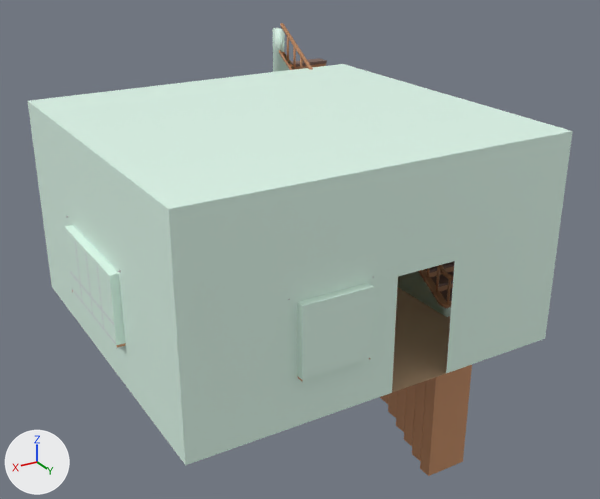
The Blender file Assets/3D Objects/Apartment.blend: old version first, new version second.
One viewpoint serves both versions: a 50 mm camera at (8.02, 16.41, 7.71) aimed at (-0.06, 2.95, 0.98). Lighting does not change. The marker at lower left points along +X, +Y and +Z.

The first picture shows 'RailsStairs', 'Stairs', 'Walls'.
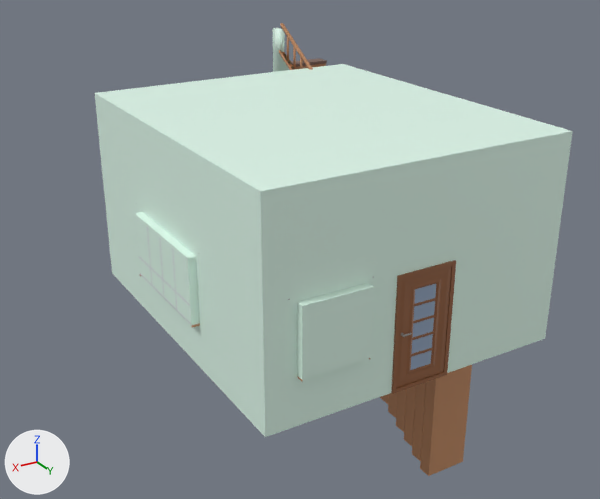
Changed parts and their boxes [x1, y1, x2, y2] in the pictures (600 x 499 px; the box of a moved part takes in the faces that stretch with it):
```json
{"object": "Walls", "change": "reshaped", "before": [28, 64, 573, 465], "after": [95, 64, 573, 437], "on screen": "12% narrower, 7% shorter"}
{"object": "Door", "change": "shown", "after": [391, 260, 456, 394], "on screen": "brown"}
{"part": 1, "of": "me_plane", "change": "moved or reshaped", "before": [28, 92, 450, 465], "after": [95, 92, 398, 437]}
{"object": "RailsStairs", "change": "unchanged, covered by the edit", "before": [273, 23, 453, 317], "after": [273, 23, 313, 72]}
```

Edits to the scene script, one JSON object a line:
```json
{"block": "me_plane", "where": "me_plane.from_pydata(...)  # 31 vertices, 24 faces; spans x -3.0..4.48, y 0.0..4.0, z -7.15..0.0"}
{"block": "me_plane", "where": "# used by ob_walls; location = (0.0, 0.0, 0.0); rotation_euler = (1.571, 0.0, 0.0), in degrees (90, 0, 0)"}
{"block": "me_plane", "change": "me_plane part 1: all 12 vertices in x 4.33..4.48, y 0.0..4.0, z -7.0..0.0 are moved by (-1.33, 0.0, 0.0)"}
{"block": "me_plane_001", "where": "me_plane_001.from_pydata(...)  # 238 vertices, 226 faces; spans x -0.59..0.59, y -0.06..0.15, z 0.0..2.17"}
{"block": "me_plane_001", "where": "# used by ob_door; location = (0.0, 0.0, 0.0)"}
{"block": "me_plane_001", "change": "me_plane_001 part 2: the whole mesh is moved by (0.57, -0.05, 0.0)"}
{"op": "remove", "block": "ob_door", "code": "ob_door.hide_viewport = True"}
{"op": "set", "path": "ob_door.location", "old": "(0.0, 0.0, 0.0)", "new": "(-0.57, 6.98, 0.0)"}
{"op": "set", "path": "ob_curtain2.location", "old": "(4.48, 3.42, 2.26)", "new": "(3.12, 3.42, 2.26)"}
```
